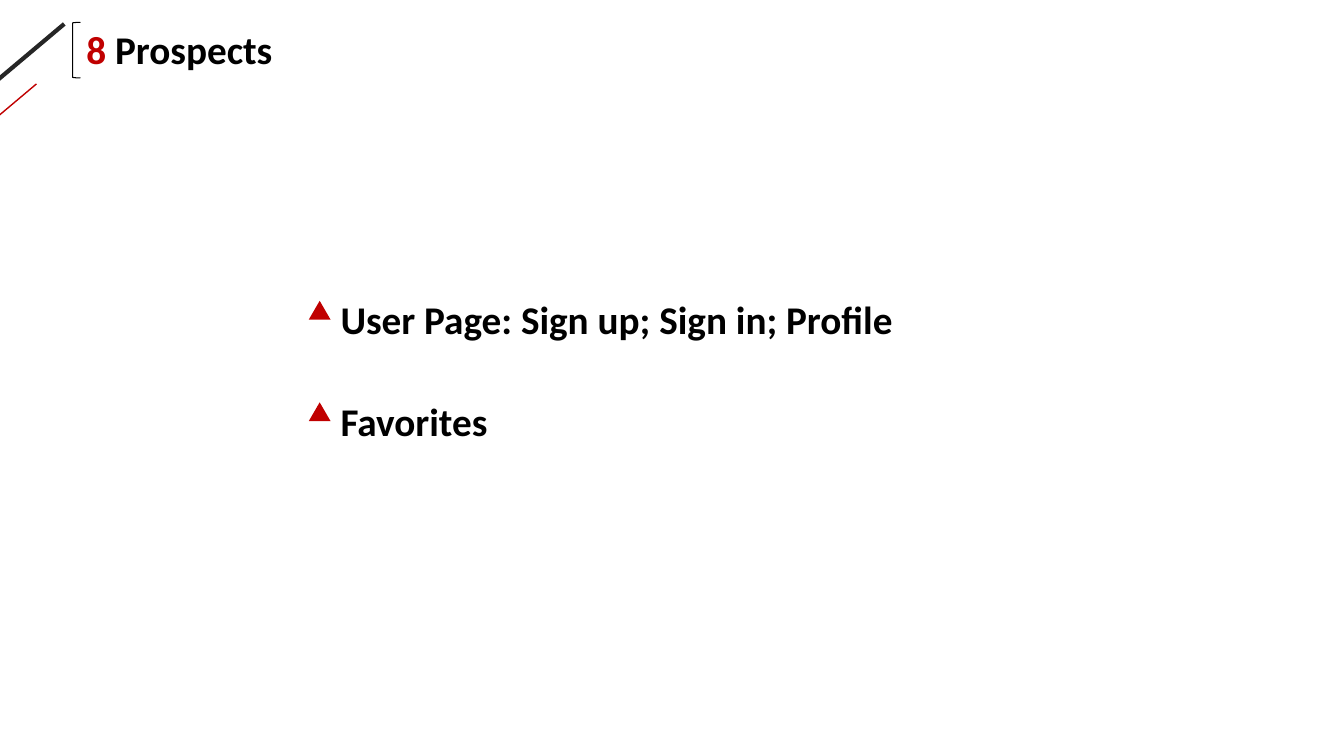
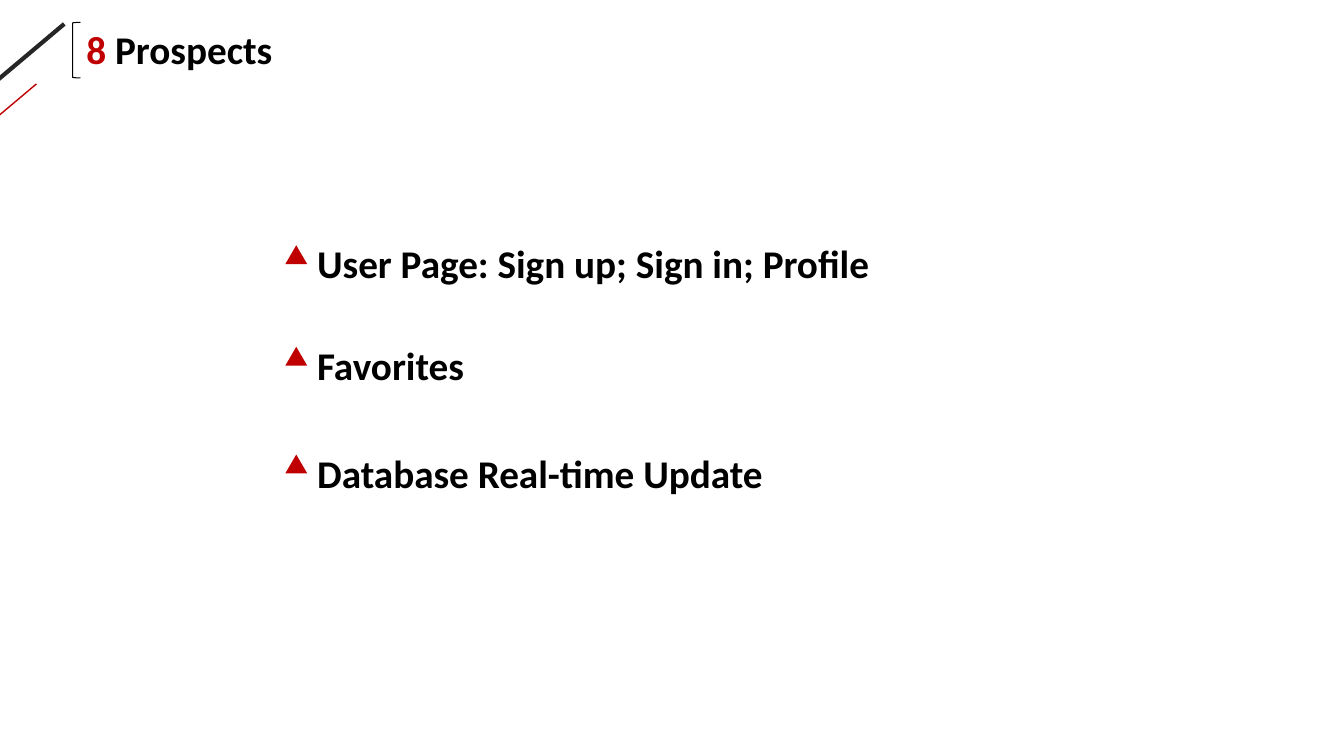
Before and after one commit to lanskyfan/fifaweb, a slide deck: slide 10 of presentation/ERG3010 Group 10 Presentation.pptx (slide 8 before the commit). Drawn at 1344x756 pixels with LibreOffice and Linux fonts; fonts in the diff are those of the drawing. Boxes give left, top, right and bottom in pixels: in the first picture for what was removed or moved away, otherwise in the second. Text is boxed around its words. In the diff, an @@ line names an element or a change of style, - is before the commit and + after.

```diff
--- a/presentation/ERG3010 Group 10 Presentation.pptx
+++ b/presentation/ERG3010 Group 10 Presentation.pptx
@@ 2 texts, 2 triangles: place and size @@
-2 texts, 2 triangles at <box>309,300,892,437</box>
+2 texts, 2 triangles at <box>285,245,869,381</box>
@@ triangle added at <box>285,455,308,474</box>, fill #C00000 @@
@@ text added at <box>317,460,762,494</box>, 28 pt, text #000000, bold @@
+Database Real-time Update
```
Also in this commit, not shown: 4 other slides changed, 1 slide added.
